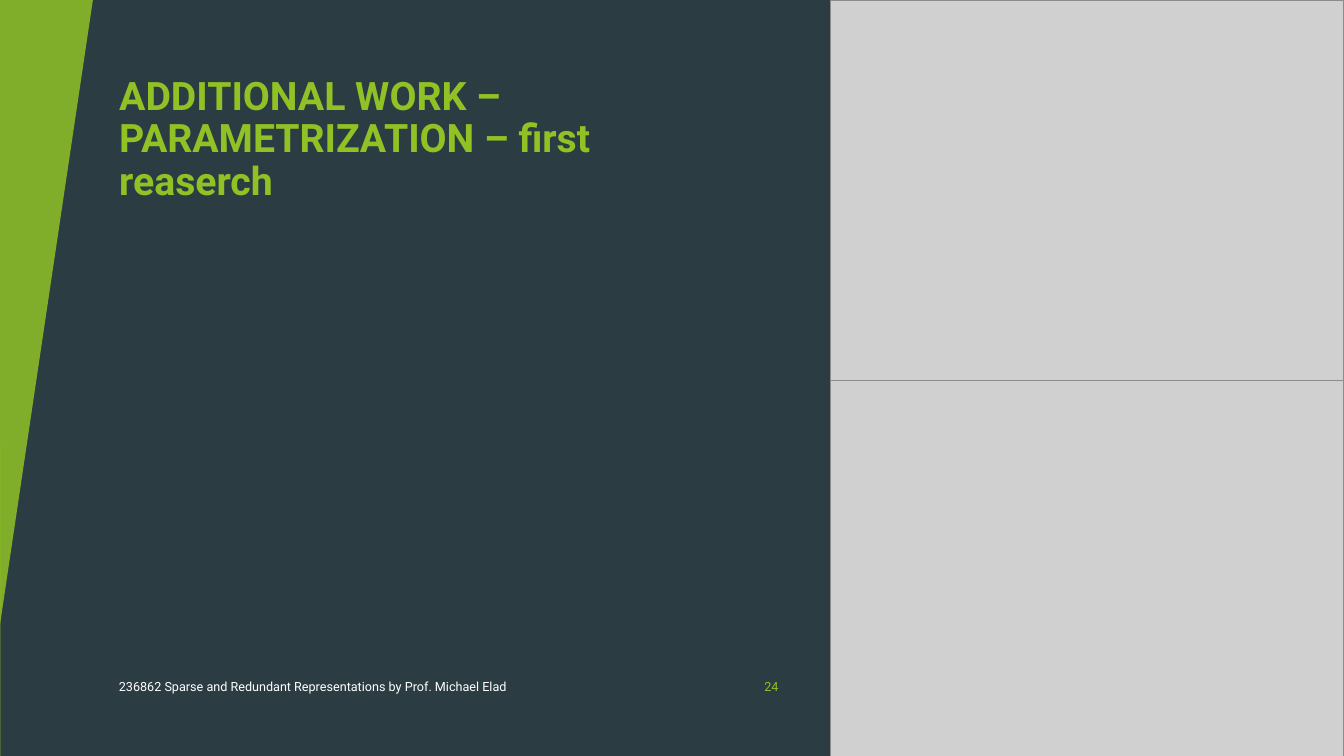
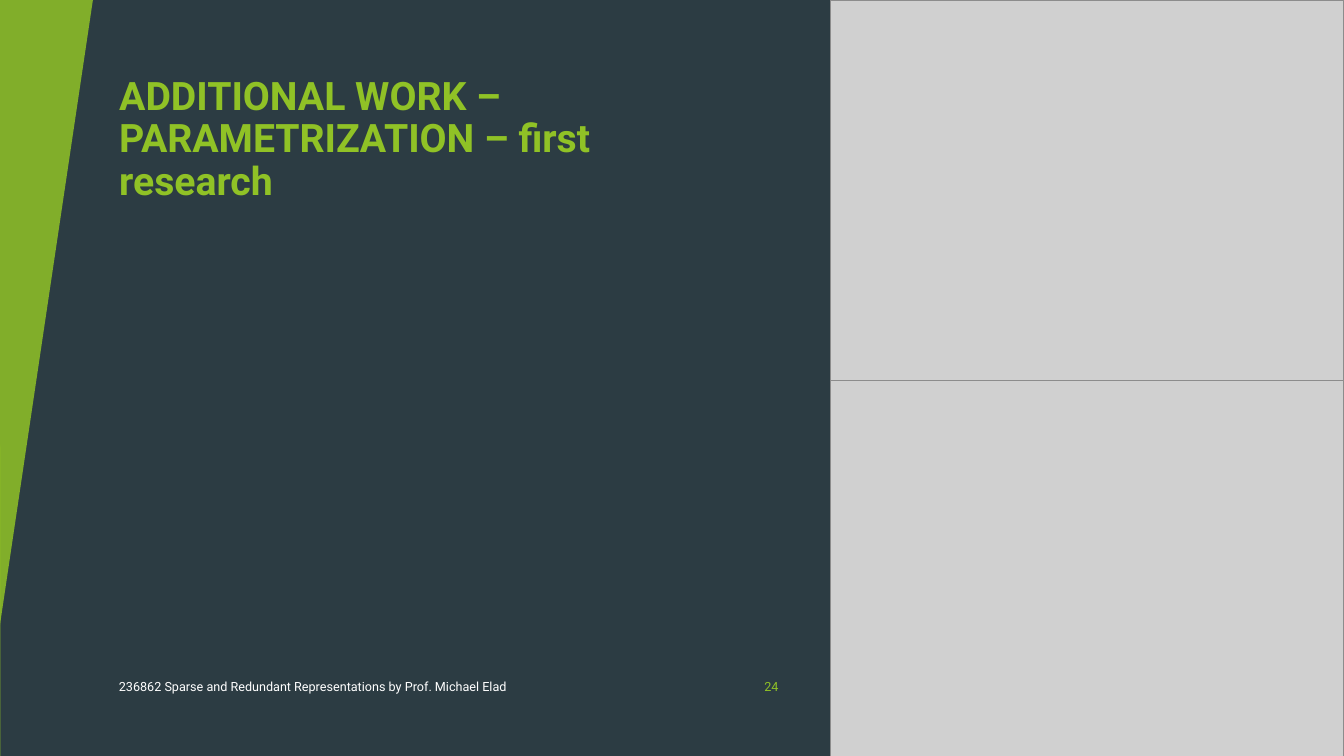
Before and after one commit to neryah/PATCH-DISAGREEMENT-AS-A-WAY-TO-IMPROVE-K-SVD-DENOISING-implementation-and-improvement, a slide deck: slide 24 of project-presentation.pptx. Drawn at 1344x756 pixels with LibreOffice and Linux fonts; fonts in the diff are those of the drawing; grey boxes stand for pictures. Boxes give left, top, right and bottom in pixels: in the first picture for what was removed or moved away, otherwise in the second. Text is boxed around its words. In the diff, an @@ line names an element or a change of style, - is before the commit and + after.

```diff
--- a/project-presentation.pptx
+++ b/project-presentation.pptx
@@ title at (119,82,590,196): text changed @@
-ADDITIONAL WORK – PARAMETRIZATION – first reaserch
+ADDITIONAL WORK – PARAMETRIZATION – first research
```
Also in this commit, not shown: 1 other file.
